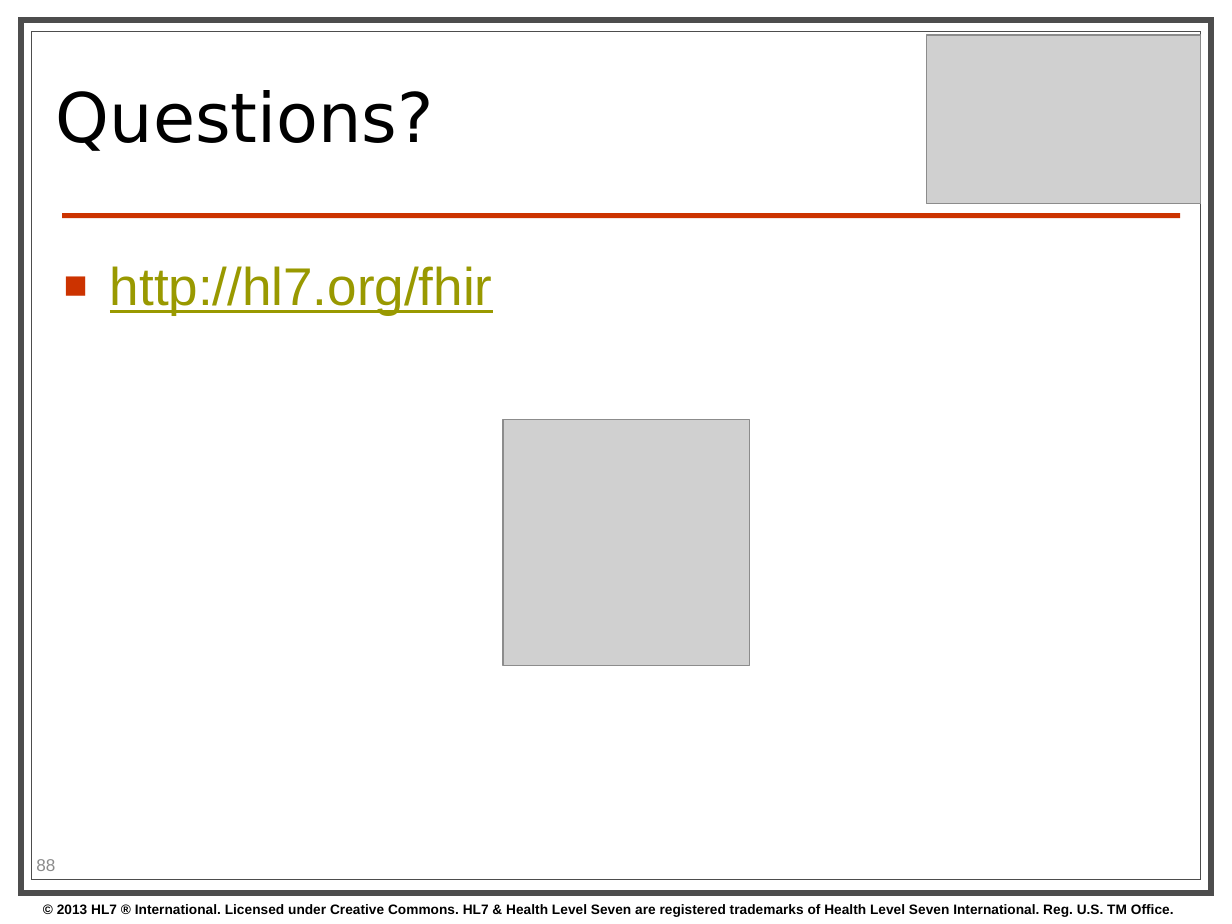
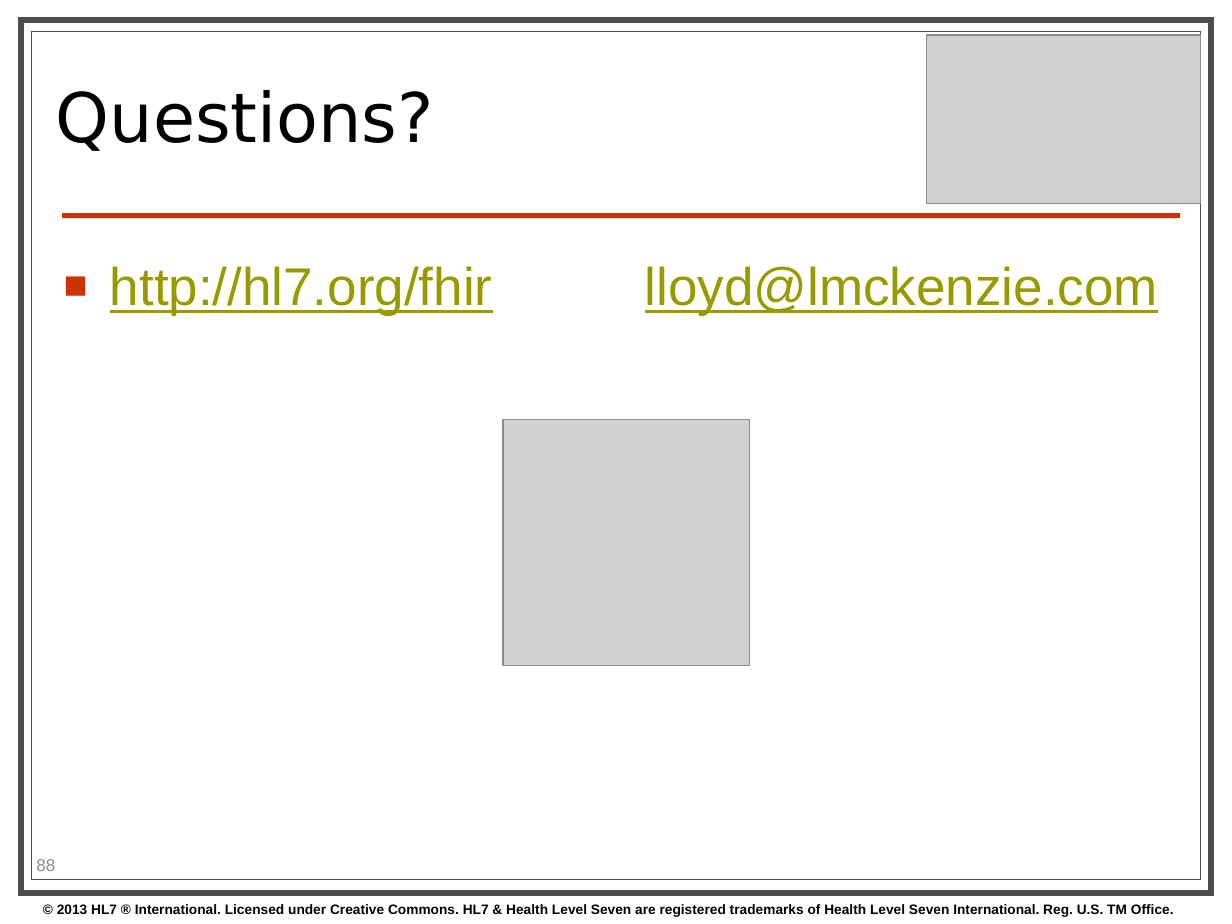
Before and after one commit to vista-novo/fhir, a slide deck: slide 88 of presentations/2013-05 Tutorials/Introduction to FHIR.pptx. Drawn at 1232x924 pixels with LibreOffice and Linux fonts; fonts in the diff are those of the drawing; grey boxes stand for pictures; background and template pictures are left out. Boxes give left, top, right and bottom in pixels: in the first picture for what was removed or moved away, otherwise in the second. Text is boxed around its words. In the diff, an @@ line names an element or a change of style, - is before the commit and + after.

Commit message:
Updates

```diff
--- a/presentations/2013-05 Tutorials/Introduction to FHIR.pptx
+++ b/presentations/2013-05 Tutorials/Introduction to FHIR.pptx
@@ text at (110, 266, 1158, 316): text changed @@
-■ http://hl7.org/fhir
+■ http://hl7.org/fhir lloyd@lmckenzie.com
```
